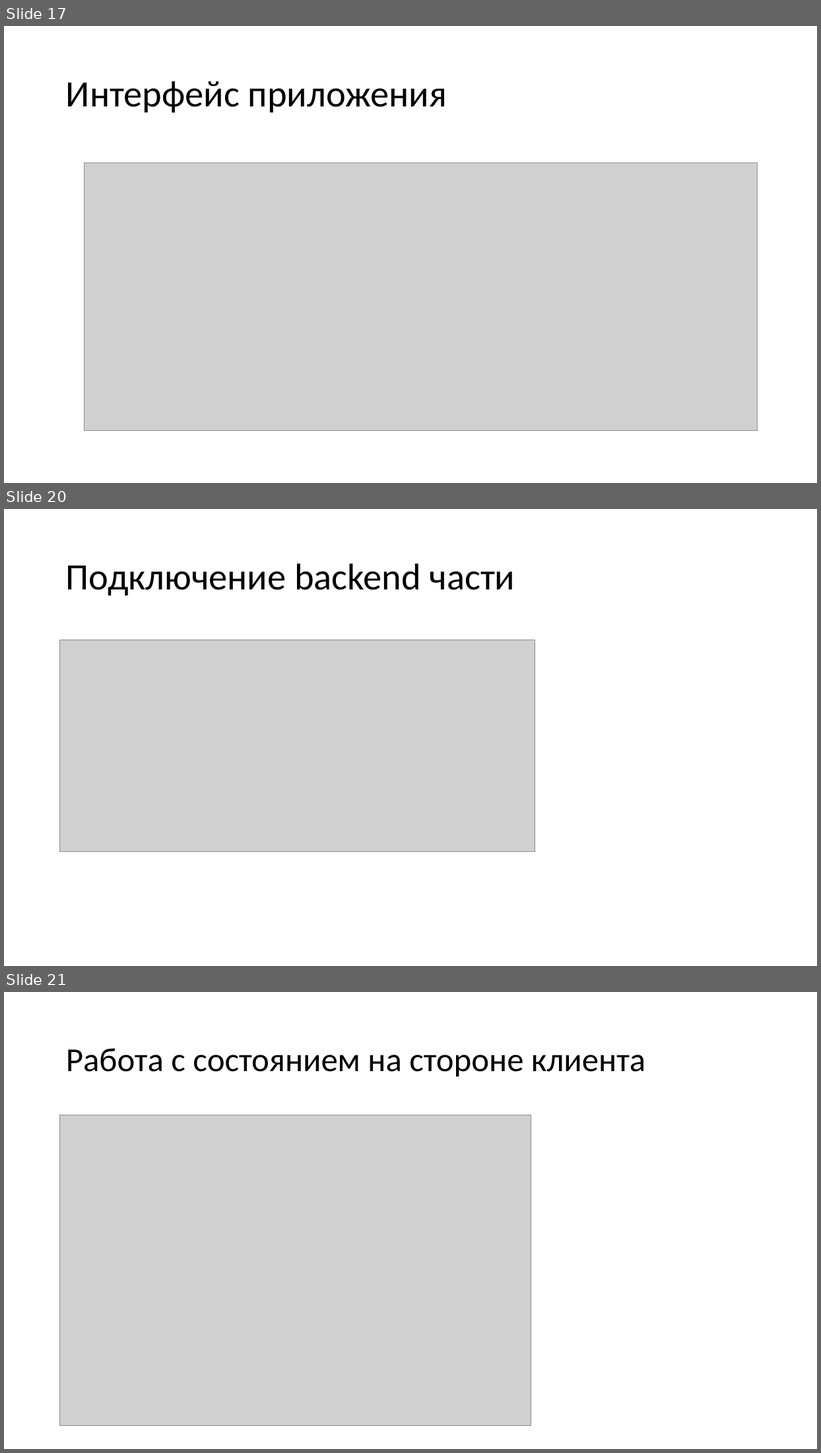
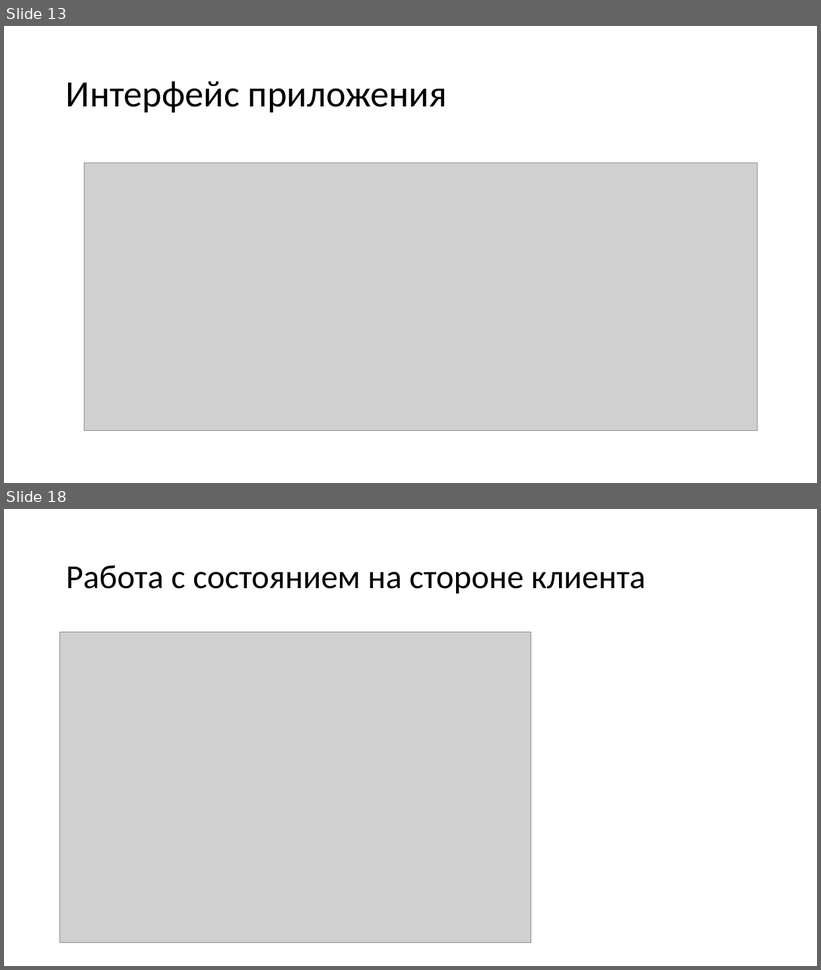
Before and after one commit to vladstarikov88/diploma, a slide deck: presentation.pptx. Shown one above the other, each under a label of ours: slides 17, 20 and 21 before the commit, slides 13 and 18 after it; the slides between them are not shown. The pictures are 821x1453 and 821x970 pixels, drawn with LibreOffice and Linux fonts; fonts in the diff are those of the drawing; grey boxes stand for pictures. Boxes give left, top, right and bottom in pixels: in the first picture for what was removed or moved away, otherwise in the second. Text is boxed around its words. In the diff, an @@ line names an element or a change of style, - is before the commit and + after.

```diff
--- a/presentation.pptx
+++ b/presentation.pptx
@@ slide 20 removed at [4,509,817,966], background #FFFFFF @@
@@ title removed at [66,563,516,596] @@
-Подключение backend части
@@ picture removed at [60,640,535,852] @@
@@ what was slide 17 is now slide 13 @@
@@ what was slide 21 is now slide 18 @@
```
Also in this commit, not shown: 2 slides changed, 6 slides added, 7 other slides removed, 2 other files.
